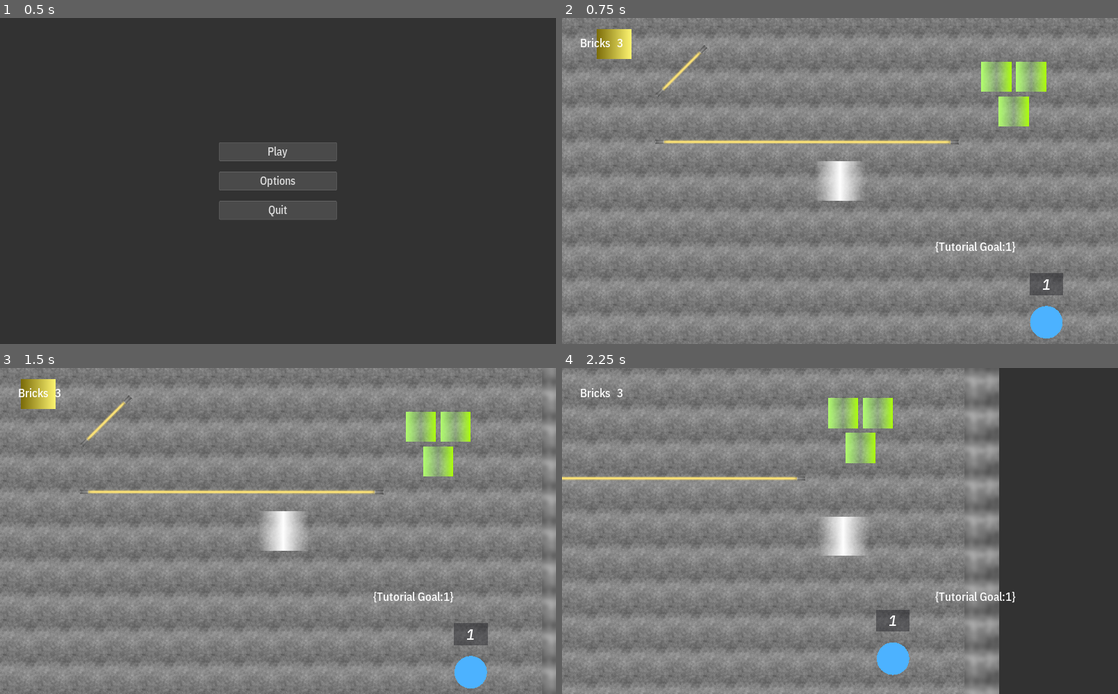
Above: before the commit, frames 1-4 (two rows, left to right).
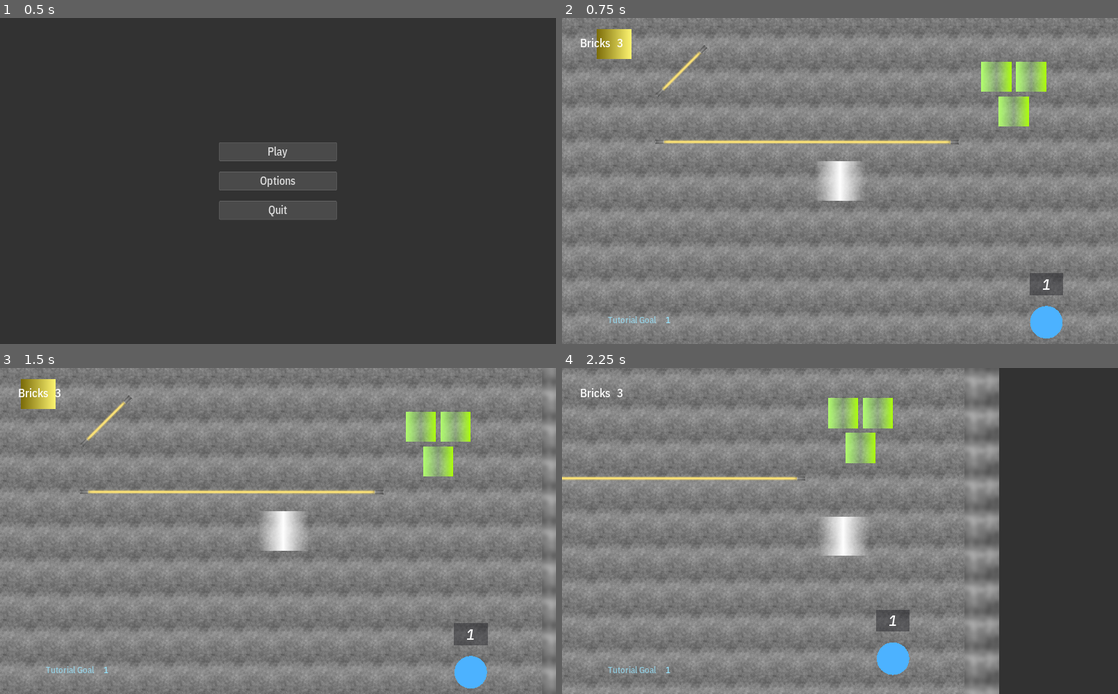
Above: after the commit, the same moments.

Repository: Calinou/escape-space
Game: Godot game, scene res://menu/menu.tscn
Two runs of this game, one before a commit and one after it. Both use one fixed random seed, a clock stepped at 60 frames per second and the inputs below. Sound files missing from this copy of the repository are replaced by a short silence.
Inputs (mouse positions are in pixels of both pictures, inside the frame that each line leads up to):
- Up to frame 1 (0.5 s): no input
- Up to frame 2 (0.75 s): click "Play" at 0.5 s
- Up to frame 3 (1.5 s): tap Enter at 1.25 s; move the mouse to (400, 514) at 1.27 s; hold Right (move_right) from 1.28 s (still down)
- Up to frame 4 (2.25 s): move the mouse to (728, 547) at 2.02 s; release Right (move_right) at 2.03 s; hold Down (move_down) from 2.03 s (still down)

Frame 1 is identical in both runs. In frame 2, 0.2% of the frame differs, in the area x 8-82%, y 68-94%; in frame 3, 0.2%; in frame 4, 0.3%.

Commit message:
Improve the HUD's goal display

Diff:
--- /dev/null
+++ b/game/hud/goal.tscn
@@ -0,0 +1,31 @@
+[gd_scene load_steps=3 format=2]
+
+[ext_resource path="res://fonts/ibm_plex_sans_condensed_medium.tres" type="DynamicFontData" id=1]
+
+[sub_resource type="DynamicFont" id=1]
+
+size = 17
+font_data = ExtResource( 1 )
+
+[node name="Goal" type="HBoxContainer"]
+margin_right = 258.0
+margin_bottom = 31.0
+custom_constants/separation = 20
+
+[node name="Description" type="Label" parent="."]
+modulate = Color( 1, 1, 1, 0.752941 )
+margin_top = 4.0
+margin_right = 229.0
+margin_bottom = 27.0
+size_flags_horizontal = 3
+custom_fonts/font = SubResource( 1 )
+text = "Description"
+align = 2
+
+[node name="Balls" type="Label" parent="."]
+margin_left = 249.0
+margin_top = 4.0
+margin_right = 258.0
+margin_bottom = 27.0
+custom_fonts/font = SubResource( 1 )
+text = "0"
--- a/game/hud/hud.gd
+++ b/game/hud/hud.gd
@@ -3,8 +3,10 @@
 
 extends Control
 
+var goal_scene := preload("res://game/hud/goal.tscn")
+
 onready var bricks_counter := $Vitals/Bricks/Counter as Label
-onready var goals := $Goals as Label
+onready var goals := $Goals as VBoxContainer
 
 func _on_bricks_changed(value: int) -> void:
 	update_bricks(value)
@@ -13,4 +15,19 @@
 	bricks_counter.text = str(value)
 
 func _on_goals_changed(goals_data: Dictionary):
-	goals.text = str(goals_data)
+	# Clear existing goal data before displaying new data
+	for goal in goals.get_children():
+		goal.queue_free()
+
+	for goal_data in goals_data:
+		# Key is the description, value is the number of balls left
+		var goal := goal_scene.instance()
+		goal.get_node("Description").text = goal_data
+		goal.get_node("Balls").text = str(goals_data[goal_data])
+
+		if goals_data[goal_data] <= 0:
+			goal.modulate = Color(1, 0.95, 0.6)
+		else:
+			goal.modulate = Color(0.6, 0.9, 1)
+
+		goals.add_child(goal)
--- a/game/hud/hud.tscn
+++ b/game/hud/hud.tscn
@@ -12,14 +12,6 @@
 margin_bottom = -32.0
 theme = ExtResource( 1 )
 script = ExtResource( 2 )
-
-[node name="Goals" type="Label" parent="."]
-anchor_left = 1.0
-anchor_top = 1.0
-anchor_right = 1.0
-anchor_bottom = 1.0
-margin_left = -305.0
-margin_top = -163.0
 
 [node name="Vitals" type="VBoxContainer" parent="."]
 margin_right = 960.0
@@ -41,3 +33,10 @@
 margin_right = 960.0
 margin_bottom = 31.0
 text = "0"
+
+[node name="Goals" type="VBoxContainer" parent="."]
+anchor_top = 1.0
+anchor_bottom = 1.0
+margin_top = -188.0
+margin_right = 168.0
+alignment = 2
